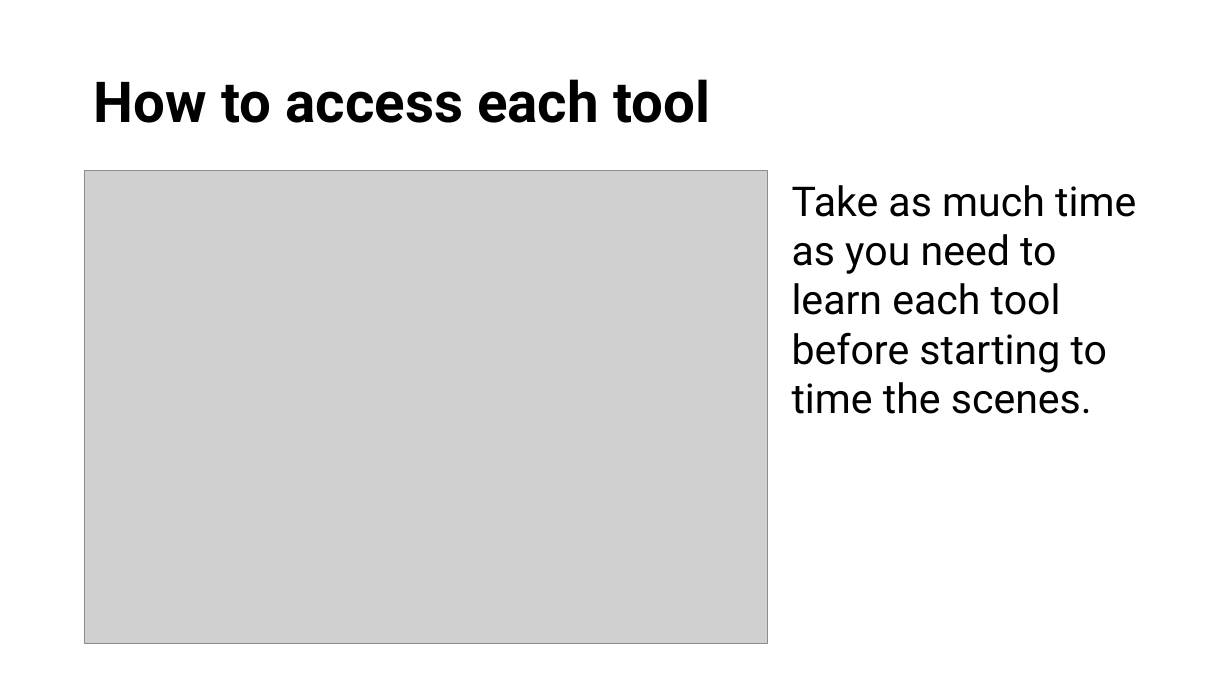
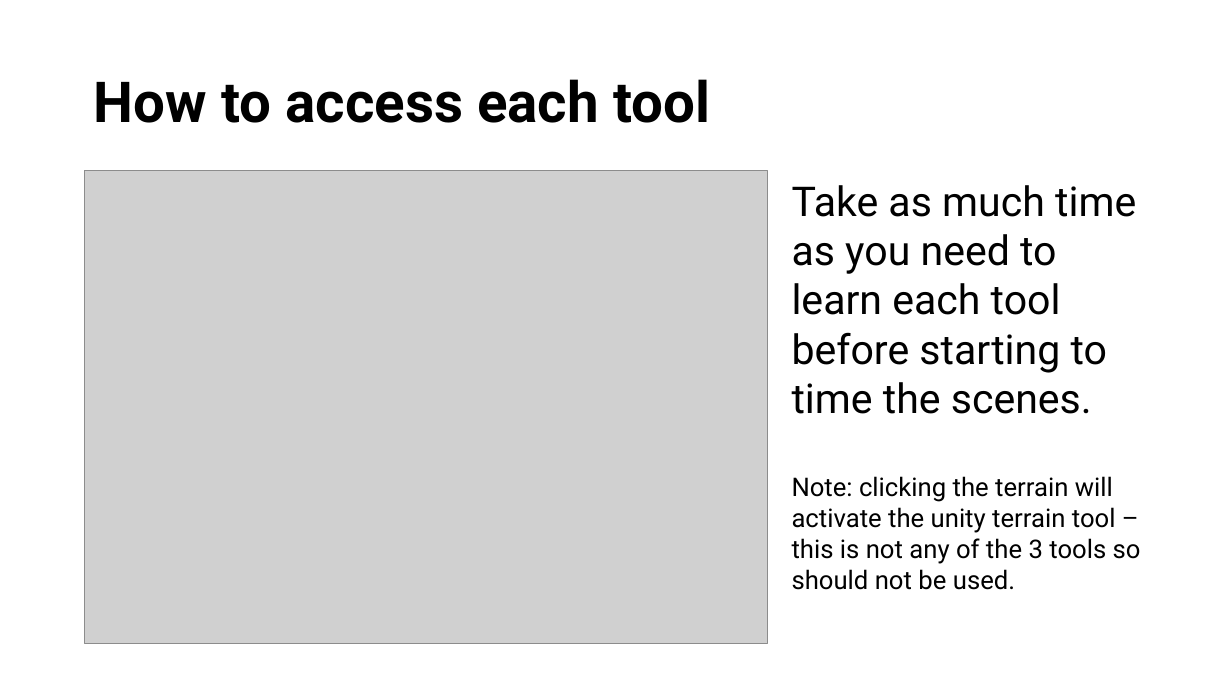
Before and after one commit to D761454/Tools-Development, a slide deck: slide 3 of PaletteInstructions.pptx. Drawn at 1232x693 pixels with LibreOffice and Linux fonts; fonts in the diff are those of the drawing; grey boxes stand for pictures. Boxes give left, top, right and bottom in pixels: in the first picture for what was removed or moved away, otherwise in the second. Text is boxed around its words. In the diff, an @@ line names an element or a change of style, - is before the commit and + after.

```diff
--- a/PaletteInstructions.pptx
+++ b/PaletteInstructions.pptx
@@ text at [792, 476, 1141, 590]: paragraph added @@
+Note: clicking the terrain will activate the unity terrain tool – this is not any of the 3 tools so should not be used.
```
Also in this commit, not shown: 1 other slide changed, 1 slide added.
